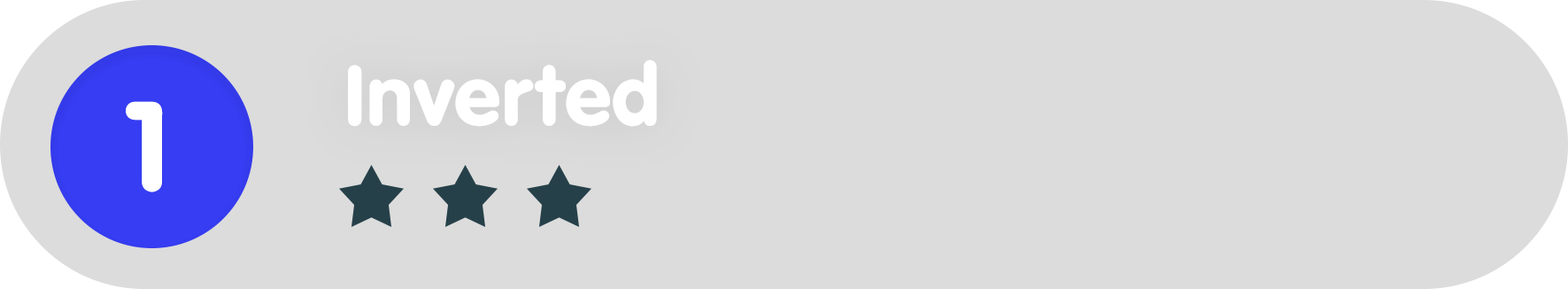
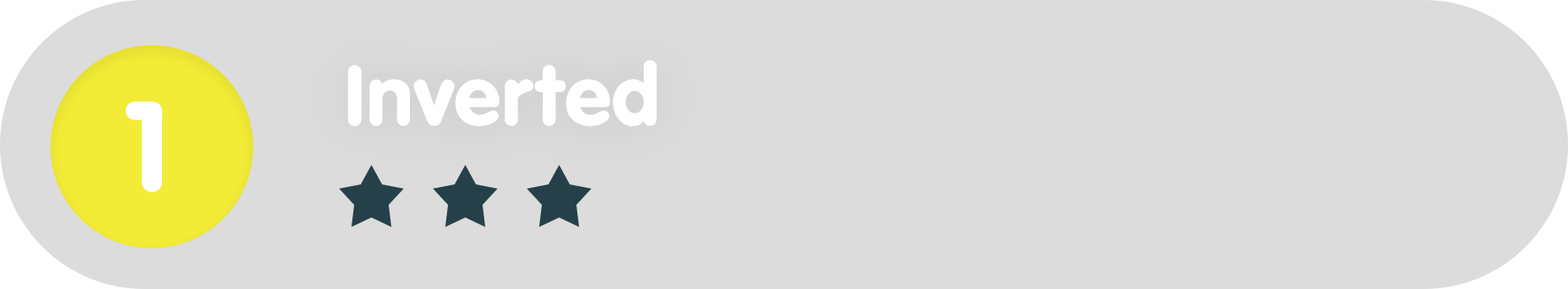
Comparing the layer stacks of the two 1568px x 289px images. Changes:
painted on "Ellipse_green" over <box>50,45,254,248</box>
